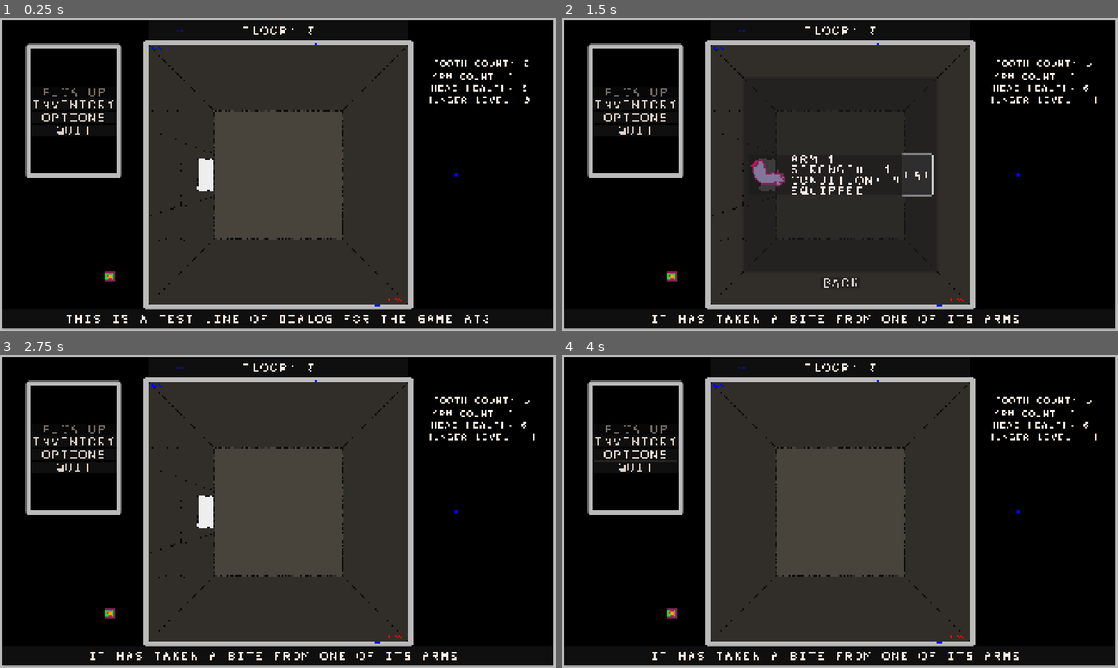
Above: before the commit, frames 1-4 (two rows, left to right).
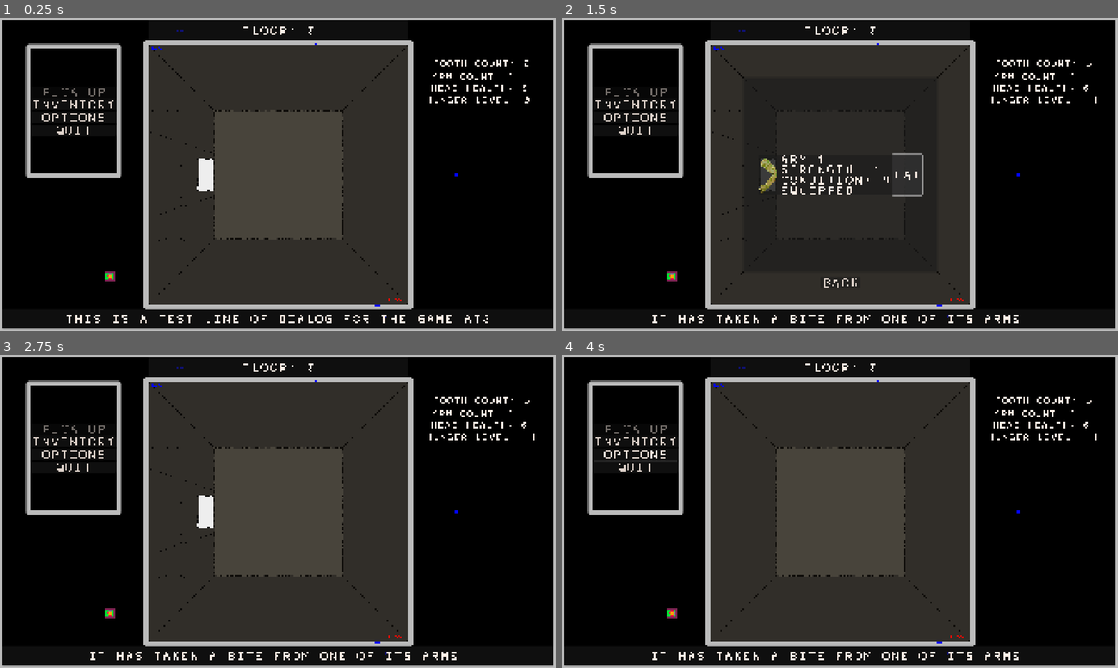
Above: after the commit, the same moments.

Repository: sym-z/arm-to-the-teeth
Game: Godot game, scene res://scenes/testing_level/testing_level.tscn
The game is run twice, just before and just after one commit, with the same random seed, the same clock (stepped at 60 frames per second) and the same inputs. The project has no main scene, so this scene is started directly.
Inputs (mouse positions are in pixels of both pictures, inside the frame that each line leads up to):
- Up to frame 1 (0.25 s): no input
- Up to frame 2 (1.5 s): click "INVENTORY" at 0.5 s; click "EAT" at 1.25 s
- Up to frame 3 (2.75 s): click "BACK" at 2 s
- Up to frame 4 (4 s): click "OPTIONS" at 2.75 s; move the mouse to (962, 495) at 3.52 s; hold D (turn_right) from 3.53 s (still down); click (962, 495) at 3.67 s

The runs differ from the first frame. In frame 1, less than 0.1% of the frame differs, in the area x 27-33%, y 36-64%; in frame 2, 1.1%, in the area x 27-67%, y 36-64%; in frame 3, less than 0.1%; in frame 4, nothing differs.

Commit message:
added in new arms, adjusted walls, working on contents prefab next
Adjusted d1 far left and far right wall to be 5 pixels lower because the added pixels to the top and bottom of certain adjacent sprites threw off its positioning

Diff:
--- a/src/prefabs/dungeon_viewport/dungeon_viewport.tscn
+++ b/src/prefabs/dungeon_viewport/dungeon_viewport.tscn
@@ -4,10 +4,10 @@
 [ext_resource type="Texture2D" uid="uid://bickcrqvr3ky1" path="res://assets/visual/prototype_renderer/vision_bounds.png" id="2_i3d71"]
 [ext_resource type="Texture2D" uid="uid://d487iunn4nvv" path="res://assets/visual/prototype_renderer/v2/d2_farthest_side_v2.png" id="3_n4cni"]
 [ext_resource type="Texture2D" uid="uid://bepx25oftce6g" path="res://assets/visual/prototype_renderer/v2/d2_farther_center_v2.png" id="4_b4v8s"]
-[ext_resource type="Texture2D" uid="uid://cwgd7txw32px1" path="res://assets/visual/prototype_items/arm_d2.png" id="5_2qty0"]
 [ext_resource type="Texture2D" uid="uid://b3abvs1kf6ff4" path="res://assets/visual/prototype_items/exit_d2.png" id="5_catg2"]
-[ext_resource type="Texture2D" uid="uid://cua6phyg5xd7m" path="res://assets/visual/ui/enemy_prototype_1.png" id="6_n4cni"]
-[ext_resource type="Texture2D" uid="uid://cojclurpl4y7n" path="res://assets/visual/prototype_items/tooth_d2.png" id="7_edhwo"]
+[ext_resource type="Texture2D" uid="uid://oklkbnqj2iia" path="res://assets/visual/prototype_items/v2/arm_prototype_0_content.png" id="5_n4cni"]
+[ext_resource type="Texture2D" uid="uid://cua6phyg5xd7m" path="res://assets/visual/prototype_items/v2/enemy_prototype_1.png" id="6_n4cni"]
+[ext_resource type="Texture2D" uid="uid://ddwi0ur4oibae" path="res://assets/visual/prototype_items/v2/tooth_prototype_1.png" id="8_n4cni"]
 [ext_resource type="Texture2D" uid="uid://dkxr1ew5kbd1y" path="res://assets/visual/prototype_renderer/v2/d2_farther_side_v2.png" id="10_ffc3i"]
 [ext_resource type="Texture2D" uid="uid://dqe7vk7y726yx" path="res://assets/visual/prototype_renderer/v2/d2_far_center_v2.png" id="11_k7hsi"]
 [ext_resource type="Texture2D" uid="uid://cxagdikadq7na" path="res://assets/visual/prototype_renderer/v2/d2_far_side_v2.png" id="12_8ppho"]
@@ -16,17 +16,17 @@
 [ext_resource type="Script" uid="uid://bw86rjk7vpya7" path="res://scripts/content.gd" id="14_2bd64"]
 [ext_resource type="Texture2D" uid="uid://bl15ymbmkfgha" path="res://assets/visual/prototype_renderer/v2/d2_side_v2.png" id="14_r04a5"]
 [ext_resource type="Texture2D" uid="uid://dodjmwv4xiap1" path="res://assets/visual/prototype_renderer/v2/d1_far_side_v2.png" id="15_87ue6"]
-[ext_resource type="Texture2D" uid="uid://b2qt2hc7kvpnm" path="res://assets/visual/prototype_items/arm_d1.png" id="16_3rmra"]
 [ext_resource type="Texture2D" uid="uid://copsiepapq5uc" path="res://assets/visual/prototype_renderer/v2/d1_center_v2.png" id="16_7lb4a"]
 [ext_resource type="Texture2D" uid="uid://dveclwb1d1orr" path="res://assets/visual/prototype_items/exit_d0.png" id="16_catg2"]
-[ext_resource type="Texture2D" uid="uid://cojykr6pxe0cr" path="res://assets/visual/ui/enemy_prototype_1_x2.png" id="18_b4v8s"]
-[ext_resource type="Texture2D" uid="uid://bpler3spyuok4" path="res://assets/visual/prototype_items/tooth_d1.png" id="18_n4cni"]
+[ext_resource type="Texture2D" uid="uid://decfglq013e6u" path="res://assets/visual/prototype_items/v2/arm_prototype_0_content_x2.png" id="17_b4v8s"]
+[ext_resource type="Texture2D" uid="uid://cojykr6pxe0cr" path="res://assets/visual/prototype_items/v2/enemy_prototype_1_x2.png" id="18_b4v8s"]
+[ext_resource type="Texture2D" uid="uid://dtf56fwydwglo" path="res://assets/visual/prototype_items/v2/tooth_prototype_1_x2.png" id="20_b4v8s"]
 [ext_resource type="Texture2D" uid="uid://c83de47m03a5v" path="res://assets/visual/prototype_renderer/v2/d1_side_v2.png" id="21_rqcx1"]
-[ext_resource type="Texture2D" uid="uid://c84jggsyj8q8v" path="res://assets/visual/prototype_items/arm_d0.png" id="22_b4v8s"]
 [ext_resource type="Texture2D" uid="uid://btppxc3esug67" path="res://assets/visual/prototype_renderer/v2/d0_side_v3.png" id="22_nhoon"]
 [ext_resource type="Texture2D" uid="uid://bkokwhx6r1h1i" path="res://assets/visual/prototype_renderer/v2/d0_center_v3.png" id="23_6b30m"]
-[ext_resource type="Texture2D" uid="uid://bmklroogj3q51" path="res://assets/visual/prototype_items/tooth_d0.png" id="24_ffc3i"]
-[ext_resource type="Texture2D" uid="uid://bwmbwcjolcvy1" path="res://assets/visual/ui/enemy_prototype_1_x4.png" id="25_ffc3i"]
+[ext_resource type="Texture2D" uid="uid://d0ub2ykdrwpyf" path="res://assets/visual/prototype_items/v2/arm_prototype_0_content_x4.png" id="24_ffc3i"]
+[ext_resource type="Texture2D" uid="uid://bwmbwcjolcvy1" path="res://assets/visual/prototype_items/v2/enemy_prototype_1_x4.png" id="25_ffc3i"]
+[ext_resource type="Texture2D" uid="uid://b7w0rx6tyyawv" path="res://assets/visual/prototype_items/v2/tooth_prototype_1_x4.png" id="27_ffc3i"]
 
 [sub_resource type="AtlasTexture" id="AtlasTexture_74po6"]
 atlas = ExtResource("2_i3d71")
@@ -200,8 +200,8 @@
 }]
 
 [sub_resource type="AtlasTexture" id="AtlasTexture_nlr2u"]
-atlas = ExtResource("5_2qty0")
-region = Rect2(0, 0, 112, 112)
+atlas = ExtResource("5_n4cni")
+region = Rect2(0, 0, 112, 264)
 
 [sub_resource type="AtlasTexture" id="AtlasTexture_q21tx"]
 atlas = ExtResource("6_n4cni")
@@ -212,7 +212,7 @@
 region = Rect2(0, 0, 112, 112)
 
 [sub_resource type="AtlasTexture" id="AtlasTexture_nmgve"]
-atlas = ExtResource("7_edhwo")
+atlas = ExtResource("8_n4cni")
 region = Rect2(0, 0, 112, 112)
 
 [sub_resource type="SpriteFrames" id="SpriteFrames_gv4ay"]
@@ -303,8 +303,8 @@
 }]
 
 [sub_resource type="AtlasTexture" id="AtlasTexture_4tto7"]
-atlas = ExtResource("5_2qty0")
-region = Rect2(0, 0, 112, 112)
+atlas = ExtResource("5_n4cni")
+region = Rect2(0, 0, 112, 264)
 
 [sub_resource type="AtlasTexture" id="AtlasTexture_wf8ql"]
 atlas = ExtResource("6_n4cni")
@@ -315,7 +315,7 @@
 region = Rect2(0, 0, 112, 112)
 
 [sub_resource type="AtlasTexture" id="AtlasTexture_orjpd"]
-atlas = ExtResource("7_edhwo")
+atlas = ExtResource("8_n4cni")
 region = Rect2(0, 0, 112, 112)
 
 [sub_resource type="SpriteFrames" id="SpriteFrames_nlr2u"]
@@ -406,8 +406,8 @@
 }]
 
 [sub_resource type="AtlasTexture" id="AtlasTexture_0fugf"]
-atlas = ExtResource("5_2qty0")
-region = Rect2(0, 0, 112, 112)
+atlas = ExtResource("5_n4cni")
+region = Rect2(0, 0, 112, 264)
 
 [sub_resource type="AtlasTexture" id="AtlasTexture_hr8vc"]
 atlas = ExtResource("6_n4cni")
@@ -418,7 +418,7 @@
 region = Rect2(0, 0, 112, 112)
 
 [sub_resource type="AtlasTexture" id="AtlasTexture_tsqxy"]
-atlas = ExtResource("7_edhwo")
+atlas = ExtResource("8_n4cni")
 region = Rect2(0, 0, 112, 112)
 
 [sub_resource type="SpriteFrames" id="SpriteFrames_nmgve"]
@@ -513,8 +513,8 @@
 }]
 
 [sub_resource type="AtlasTexture" id="AtlasTexture_yjitn"]
-atlas = ExtResource("5_2qty0")
-region = Rect2(0, 0, 112, 112)
+atlas = ExtResource("5_n4cni")
+region = Rect2(0, 0, 112, 264)
 
 [sub_resource type="AtlasTexture" id="AtlasTexture_or6bm"]
 atlas = ExtResource("6_n4cni")
@@ -525,7 +525,7 @@
 region = Rect2(0, 0, 112, 112)
 
 [sub_resource type="AtlasTexture" id="AtlasTexture_8f7n4"]
-atlas = ExtResource("7_edhwo")
+atlas = ExtResource("8_n4cni")
 region = Rect2(0, 0, 112, 112)
 
 [sub_resource type="SpriteFrames" id="SpriteFrames_4tto7"]
@@ -591,8 +591,8 @@
 }]
 
 [sub_resource type="AtlasTexture" id="AtlasTexture_j5xsy"]
-atlas = ExtResource("5_2qty0")
-region = Rect2(0, 0, 112, 112)
+atlas = ExtResource("5_n4cni")
+region = Rect2(0, 0, 112, 264)
 
 [sub_resource type="AtlasTexture" id="AtlasTexture_cxoo8"]
 atlas = ExtResource("6_n4cni")
@@ -603,7 +603,7 @@
 region = Rect2(0, 0, 112, 112)
 
 [sub_resource type="AtlasTexture" id="AtlasTexture_44qtu"]
-atlas = ExtResource("7_edhwo")
+atlas = ExtResource("8_n4cni")
 region = Rect2(0, 0, 112, 112)
 
 [sub_resource type="SpriteFrames" id="SpriteFrames_orjpd"]
@@ -698,8 +698,8 @@
 }]
 
 [sub_resource type="AtlasTexture" id="AtlasTexture_h6up5"]
-atlas = ExtResource("5_2qty0")
-region = Rect2(0, 0, 112, 112)
+atlas = ExtResource("5_n4cni")
+region = Rect2(0, 0, 112, 264)
 
 [sub_resource type="AtlasTexture" id="AtlasTexture_3flx8"]
 atlas = ExtResource("6_n4cni")
@@ -710,7 +710,7 @@
 region = Rect2(0, 0, 112, 112)
 
 [sub_resource type="AtlasTexture" id="AtlasTexture_ei3xp"]
-atlas = ExtResource("7_edhwo")
+atlas = ExtResource("8_n4cni")
 region = Rect2(0, 0, 112, 112)
 
 [sub_resource type="SpriteFrames" id="SpriteFrames_0fugf"]
@@ -776,8 +776,8 @@
 }]
 
 [sub_resource type="AtlasTexture" id="AtlasTexture_772ba"]
-atlas = ExtResource("5_2qty0")
-region = Rect2(0, 0, 112, 112)
+atlas = ExtResource("5_n4cni")
+region = Rect2(0, 0, 112, 264)
 
 [sub_resource type="AtlasTexture" id="AtlasTexture_yo2kn"]
 atlas = ExtResource("6_n4cni")
@@ -788,7 +788,7 @@
 region = Rect2(0, 0, 112, 112)
 
 [sub_resource type="AtlasTexture" id="AtlasTexture_m1ig7"]
-atlas = ExtResource("7_edhwo")
+atlas = ExtResource("8_n4cni")
 region = Rect2(0, 0, 112, 112)
 
 [sub_resource type="SpriteFrames" id="SpriteFrames_tsqxy"]
@@ -962,8 +962,8 @@
 }]
 
 [sub_resource type="AtlasTexture" id="AtlasTexture_nfil6"]
-atlas = ExtResource("16_3rmra")
-region = Rect2(0, 0, 224, 224)
+atlas = ExtResource("17_b4v8s")
+region = Rect2(0, 0, 224, 528)
 
 [sub_resource type="AtlasTexture" id="AtlasTexture_jn3b0"]
 atlas = ExtResource("18_b4v8s")
@@ -974,7 +974,7 @@
 region = Rect2(0, 0, 224, 224)
 
 [sub_resource type="AtlasTexture" id="AtlasTexture_mt6tg"]
-atlas = ExtResource("18_n4cni")
+atlas = ExtResource("20_b4v8s")
 region = Rect2(0, 0, 224, 224)
 
 [sub_resource type="SpriteFrames" id="SpriteFrames_5csd1"]
@@ -1069,8 +1069,8 @@
 }]
 
 [sub_resource type="AtlasTexture" id="AtlasTexture_p14pd"]
-atlas = ExtResource("16_3rmra")
-region = Rect2(0, 0, 224, 224)
+atlas = ExtResource("17_b4v8s")
+region = Rect2(0, 0, 224, 528)
 
 [sub_resource type="AtlasTexture" id="AtlasTexture_1d78c"]
 atlas = ExtResource("18_b4v8s")
@@ -1081,7 +1081,7 @@
 region = Rect2(0, 0, 224, 224)
 
 [sub_resource type="AtlasTexture" id="AtlasTexture_w656i"]
-atlas = ExtResource("18_n4cni")
+atlas = ExtResource("20_b4v8s")
 region = Rect2(0, 0, 224, 224)
 
 [sub_resource type="SpriteFrames" id="SpriteFrames_b80o7"]
@@ -1147,8 +1147,8 @@
 }]
 
 [sub_resource type="AtlasTexture" id="AtlasTexture_r624c"]
-atlas = ExtResource("16_3rmra")
-region = Rect2(0, 0, 224, 224)
+atlas = ExtResource("17_b4v8s")
+region = Rect2(0, 0, 224, 528)
 
 [sub_resource type="AtlasTexture" id="AtlasTexture_cwuyu"]
 atlas = ExtResource("18_b4v8s")
@@ -1159,7 +1159,7 @@
 region = Rect2(0, 0, 224, 224)
 
 [sub_resource type="AtlasTexture" id="AtlasTexture_xkjgg"]
-atlas = ExtResource("18_n4cni")
+atlas = ExtResource("20_b4v8s")
 region = Rect2(0, 0, 224, 224)
 
 [sub_resource type="SpriteFrames" id="SpriteFrames_blei6"]
@@ -1312,8 +1312,8 @@
 }]
 
 [sub_resource type="AtlasTexture" id="AtlasTexture_tojyx"]
-atlas = ExtResource("22_b4v8s")
-region = Rect2(0, 0, 448, 448)
+atlas = ExtResource("24_ffc3i")
+region = Rect2(0, 0, 448, 1056)
 
 [sub_resource type="AtlasTexture" id="AtlasTexture_u1y3d"]
 atlas = ExtResource("25_ffc3i")
@@ -1324,7 +1324,7 @@
 region = Rect2(0, 0, 448, 448)
 
 [sub_resource type="AtlasTexture" id="AtlasTexture_khymf"]
-atlas = ExtResource("24_ffc3i")
+atlas = ExtResource("27_ffc3i")
 region = Rect2(0, 0, 448, 448)
 
 [sub_resource type="SpriteFrames" id="SpriteFrames_m1j6k"]
@@ -1445,7 +1445,7 @@
 visible = false
 position = Vector2(-53, 28)
 sprite_frames = SubResource("SpriteFrames_gv4ay")
-animation = &"enemy"
+animation = &"arm"
 script = ExtResource("14_2bd64")
 wall_to_check = NodePath("../../Farther Left Wall")
 root_parent = NodePath("../../..")
@@ -1464,7 +1464,7 @@
 visible = false
 position = Vector2(-47, 34)
 sprite_frames = SubResource("SpriteFrames_nlr2u")
-animation = &"enemy"
+animation = &"arm"
 script = ExtResource("14_2bd64")
 wall_to_check = NodePath("../../Far Left Wall")
 root_parent = NodePath("../../..")
@@ -1483,7 +1483,7 @@
 visible = false
 position = Vector2(-4, 36)
 sprite_frames = SubResource("SpriteFrames_nmgve")
-animation = &"enemy"
+animation = &"arm"
 script = ExtResource("14_2bd64")
 wall_to_check = NodePath("../../Left Wall")
 root_parent = NodePath("../../..")
@@ -1502,7 +1502,7 @@
 visible = false
 position = Vector2(1, 43)
 sprite_frames = SubResource("SpriteFrames_4tto7")
-animation = &"enemy"
+animation = &"arm"
 
 [node name="Right Center Wall" type="AnimatedSprite2D" parent="Distance 2"]
 z_index = 5
@@ -1513,7 +1513,7 @@
 visible = false
 position = Vector2(18, 39)
 sprite_frames = SubResource("SpriteFrames_orjpd")
-animation = &"enemy"
+animation = &"arm"
 script = ExtResource("14_2bd64")
 wall_to_check = NodePath("../../Right Wall")
 root_parent = NodePath("../../..")
@@ -1534,7 +1534,7 @@
 visible = false
 position = Vector2(38, 31)
 sprite_frames = SubResource("SpriteFrames_0fugf")
-animation = &"enemy"
+animation = &"arm"
 script = ExtResource("14_2bd64")
 wall_to_check = NodePath("../../Far Right Wall")
 root_parent = NodePath("../../..")
@@ -1549,7 +1549,7 @@
 visible = false
 position = Vector2(55, 28)
 sprite_frames = SubResource("SpriteFrames_tsqxy")
-animation = &"enemy"
+animation = &"arm"
 script = ExtResource("14_2bd64")
 wall_to_check = NodePath("../../Farther Right Wall")
 root_parent = NodePath("../../..")
@@ -1575,7 +1575,7 @@
 z_index = 20
 
 [node name="Far Left Wall" type="AnimatedSprite2D" parent="Distance 1"]
-position = Vector2(568, 540)
+position = Vector2(568, 545)
 sprite_frames = SubResource("SpriteFrames_kb4cg")
 
 [node name="Left Center Wall" type="AnimatedSprite2D" parent="Distance 1"]
@@ -1587,7 +1587,7 @@
 visible = false
 position = Vector2(-72, 66)
 sprite_frames = SubResource("SpriteFrames_5csd1")
-animation = &"enemy"
+animation = &"arm"
 script = ExtResource("14_2bd64")
 wall_to_check = NodePath("../../Left Wall")
 root_parent = NodePath("../../..")
@@ -1606,7 +1606,7 @@
 visible = false
 position = Vector2(-4, 75)
 sprite_frames = SubResource("SpriteFrames_b80o7")
-animation = &"enemy"
+animation = &"arm"
 
 [node name="Right Center Wall" type="AnimatedSprite2D" parent="Distance 1"]
 z_index = 1
@@ -1617,7 +1617,7 @@
 visible = false
 position = Vector2(46, 94)
 sprite_frames = SubResource("SpriteFrames_blei6")
-animation = &"enemy"
+animation = &"arm"
 script = ExtResource("14_2bd64")
 wall_to_check = NodePath("../../Right Wall")
 root_parent = NodePath("../../..")
@@ -1629,7 +1629,7 @@
 flip_h = true
 
 [node name="Far Right Wall" type="AnimatedSprite2D" parent="Distance 1"]
-position = Vector2(1352, 540)
+position = Vector2(1352, 545)
 sprite_frames = SubResource("SpriteFrames_rqcx1")
 flip_h = true
 
@@ -1651,7 +1651,7 @@
 visible = false
 position = Vector2(204, 570)
 sprite_frames = SubResource("SpriteFrames_m1j6k")
-animation = &"enemy"
+animation = &"arm"
 
 [node name="Right Wall" type="AnimatedSprite2D" parent="Distance 0"]
 position = Vector2(1184, 92)
--- a/src/prefabs/ui/arm_item/arm_item.tscn
+++ b/src/prefabs/ui/arm_item/arm_item.tscn
@@ -1,7 +1,7 @@
 [gd_scene load_steps=5 format=3 uid="uid://cs01wd2aki26b"]
 
 [ext_resource type="Script" uid="uid://brbjch41e3lmw" path="res://prefabs/ui/arm_item/arm_item.gd" id="1_0djgg"]
-[ext_resource type="Texture2D" uid="uid://cwgd7txw32px1" path="res://assets/visual/prototype_items/arm_d2.png" id="1_ayt4m"]
+[ext_resource type="Texture2D" uid="uid://bcef8a1s3erho" path="res://assets/visual/prototype_items/v2/arm_prototype_0.png" id="2_qdlwk"]
 [ext_resource type="Theme" uid="uid://b3vpgrqtsod14" path="res://themes/inventory/arm_item_label.tres" id="3_2e60w"]
 [ext_resource type="Theme" uid="uid://bw38ek4svmtns" path="res://themes/inventory/arm_item_eat_button.tres" id="4_qdlwk"]
 
@@ -21,7 +21,7 @@
 
 [node name="Arm Icon" type="TextureRect" parent="HBoxContainer"]
 layout_mode = 2
-texture = ExtResource("1_ayt4m")
+texture = ExtResource("2_qdlwk")
 expand_mode = 3
 
 [node name="Stat Container" type="GridContainer" parent="HBoxContainer"]
--- a/src/prefabs/ui/combat_viewport/attacking_arm_object/attacking_arm_object.tscn
+++ b/src/prefabs/ui/combat_viewport/attacking_arm_object/attacking_arm_object.tscn
@@ -1,7 +1,7 @@
 [gd_scene load_steps=5 format=3 uid="uid://dljmxwj6vs50b"]
 
 [ext_resource type="Script" uid="uid://wslwcbi41a7x" path="res://prefabs/ui/combat_viewport/attacking_arm_object/attacking_arm_object.gd" id="1_l2ca3"]
-[ext_resource type="Texture2D" uid="uid://cwgd7txw32px1" path="res://assets/visual/prototype_items/arm_d2.png" id="2_6uige"]
+[ext_resource type="Texture2D" uid="uid://bcef8a1s3erho" path="res://assets/visual/prototype_items/v2/arm_prototype_0.png" id="2_6uige"]
 [ext_resource type="Theme" uid="uid://cyhb63ciusi3p" path="res://themes/combat_viewport/att_arm_obj_label.tres" id="3_5y5fn"]
 [ext_resource type="Theme" uid="uid://by2sn6e3qpnon" path="res://themes/combat_viewport/att_arm_obj_button.tres" id="4_6uige"]
 
@@ -18,7 +18,7 @@
 layout_mode = 2
 mouse_filter = 2
 texture = ExtResource("2_6uige")
-expand_mode = 4
+expand_mode = 5
 
 [node name="Strength Label" type="RichTextLabel" parent="."]
 custom_minimum_size = Vector2(240, 20)
--- a/src/prefabs/ui/combat_viewport/combat_viewport.tscn
+++ b/src/prefabs/ui/combat_viewport/combat_viewport.tscn
@@ -8,7 +8,7 @@
 [ext_resource type="Theme" uid="uid://bwh30wttiv88h" path="res://themes/combat_viewport/db_margin_container.tres" id="4_j2lbb"]
 [ext_resource type="Theme" uid="uid://buown6vatfsa6" path="res://themes/combat_viewport/db_buttons.tres" id="5_0i4k7"]
 [ext_resource type="PackedScene" uid="uid://wwoi8jwh6ncu" path="res://prefabs/ui/die_roller/die_roller.tscn" id="8_guh7h"]
-[ext_resource type="Texture2D" uid="uid://cojykr6pxe0cr" path="res://assets/visual/ui/enemy_prototype_1_x2.png" id="9_8xoyx"]
+[ext_resource type="Texture2D" uid="uid://cojykr6pxe0cr" path="res://assets/visual/prototype_items/v2/enemy_prototype_1_x2.png" id="9_8xoyx"]
 [ext_resource type="Texture2D" uid="uid://dja1fke8bwqgh" path="res://assets/visual/prototype_items/head_icon_0_back.png" id="10_dfnbh"]
 [ext_resource type="Theme" uid="uid://db0krltjp1fvu" path="res://themes/combat_viewport/att_arm_select_margin_container.tres" id="11_guh7h"]
 [ext_resource type="Theme" uid="uid://dcrr47tdwur0b" path="res://themes/combat_viewport/att_arm_select_panel.tres" id="12_ho6fy"]
--- a/src/scenes/testing_level/testing_level.tscn
+++ b/src/scenes/testing_level/testing_level.tscn
@@ -18,6 +18,7 @@
 position = Vector2i(9, 9)
 map = NodePath("../Map")
 ui = NodePath("../UI")
+ignore_combat = false
 tooth_count = 6
 
 [node name="Dungeon Viewport" parent="." node_paths=PackedStringArray("map", "player") instance=ExtResource("5_etvxw")]
Binary file added: src/assets/visual/prototype_items/v2/arm_prototype_0_content.aseprite
Binary file added: src/assets/visual/prototype_items/v2/arm_prototype_0_content.png
Not shown, added: src/assets/visual/prototype_items/v2/arm_prototype_0_content.png.import
Binary file added: src/assets/visual/prototype_items/v2/arm_prototype_0_content_x2.png
Not shown, added: src/assets/visual/prototype_items/v2/arm_prototype_0_content_x2.png.import
Binary file added: src/assets/visual/prototype_items/v2/arm_prototype_0_content_x4.png
Not shown, added: src/assets/visual/prototype_items/v2/arm_prototype_0_content_x4.png.import
Not shown, added: docs/error_tracking/Screenshot 2025-08-02 at 20.13.02.png
